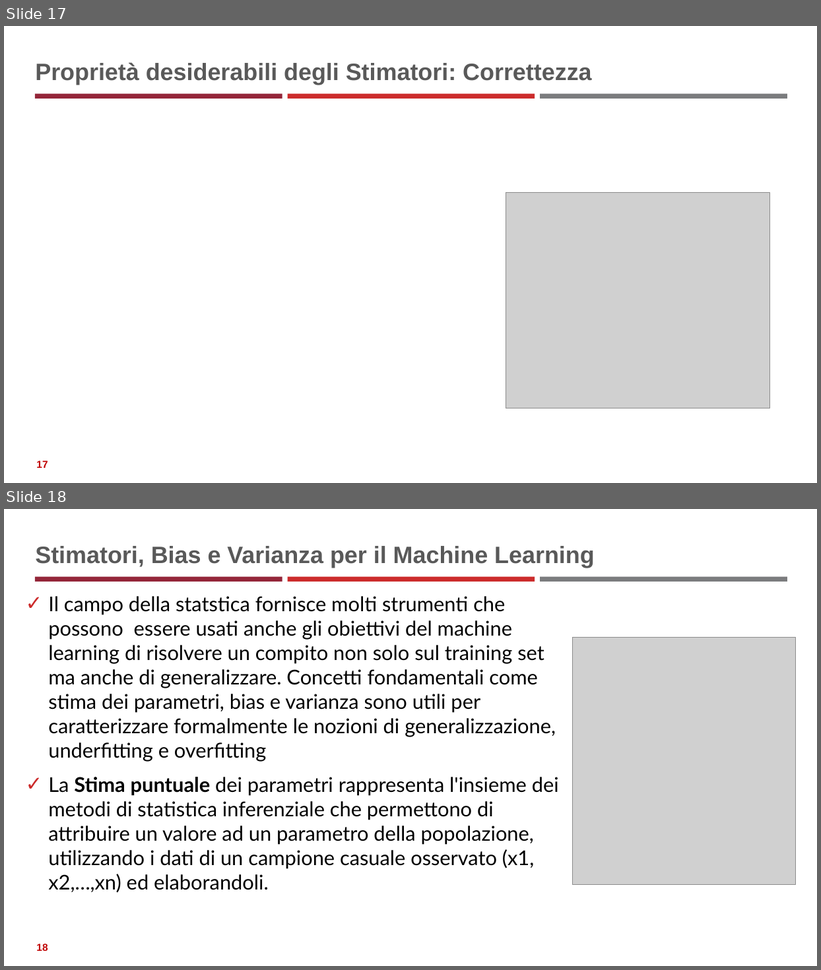
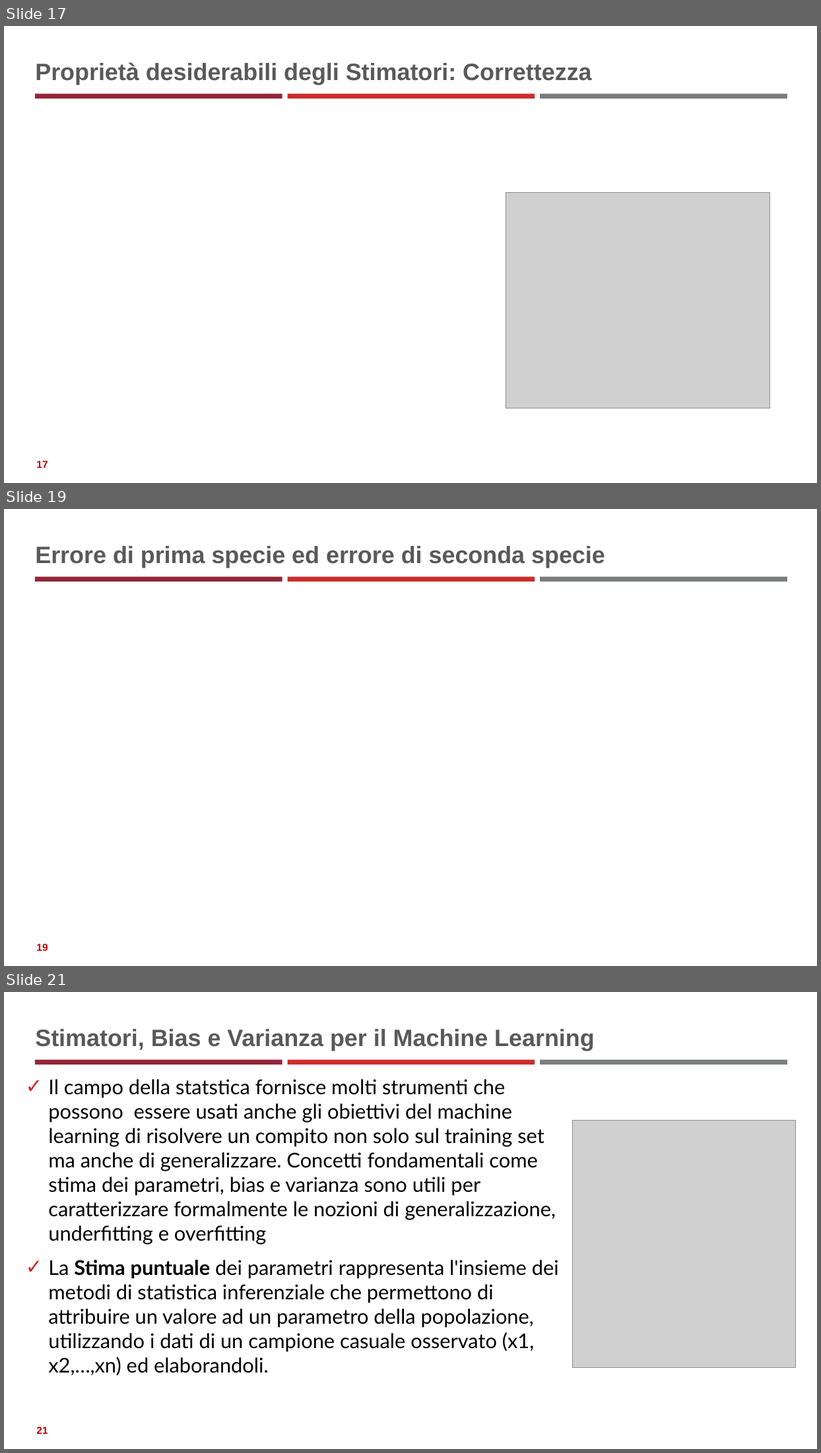
Before and after one commit to neural1977/data_science_interview_material, a slide deck: Statistics_ita.pptx. Shown one above the other, each under a label of ours: slides 17 and 18 before the commit, slides 17, 19 and 21 after it; the slides between them are not shown. The pictures are 821x970 and 821x1453 pixels, drawn with LibreOffice and Linux fonts; fonts in the diff are those of the drawing; grey boxes stand for pictures. Boxes give left, top, right and bottom in pixels: in the first picture for what was removed or moved away, otherwise in the second. Text is boxed around its words. In the diff, an @@ line names an element or a change of style, - is before the commit and + after.

```diff
--- a/Statistics_ita.pptx
+++ b/Statistics_ita.pptx
@@ slide 19 added at [4,509,817,966], background #FFFFFF; not listed: 3 template elements that a slide beside it also shows @@
@@ title added at [35,546,605,568], 28 pt, text #595959, bold @@
+Errore di prima specie ed errore di seconda specie
@@ page number added at [36,944,48,951], 12 pt, text #C00000, bold @@
+19
@@ what was slide 18 is now slide 21 @@
@@ page number at [36,1427,48,1434]: text changed @@
-18
+21
```
Also in this commit, not shown: 2 other slides added, 1 other file.
